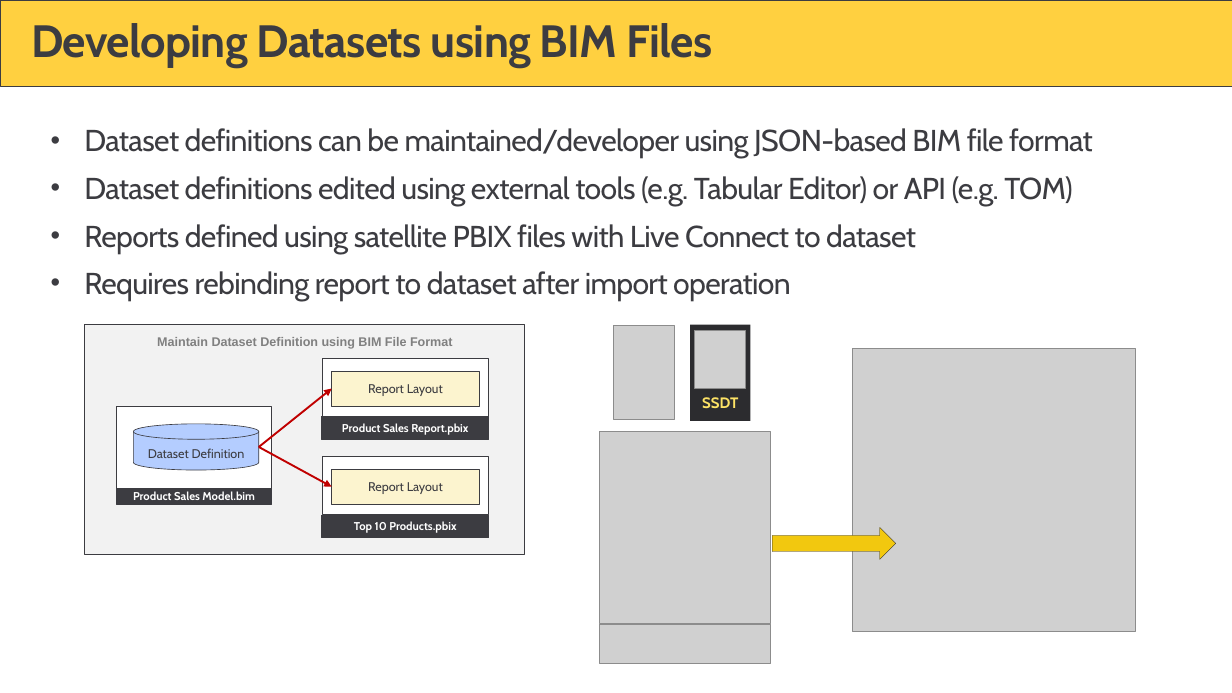
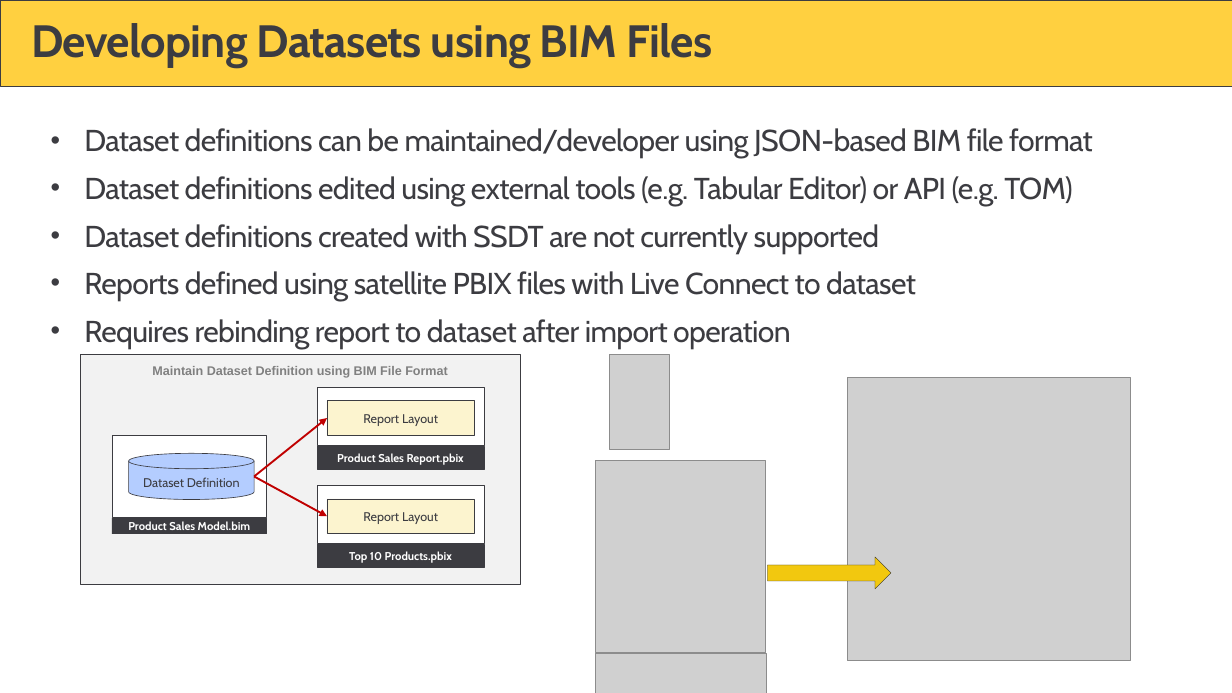
Before and after one commit to PowerBiDevCamp/Camp-Sessions, a slide deck: slide 23 of Session 15 - ALM in Power BI with Deployment Pipelines.pptx. Drawn at 1232x693 pixels with LibreOffice and Linux fonts; fonts in the diff are those of the drawing; grey boxes stand for pictures; background and template pictures are left out. Boxes give left, top, right and bottom in pixels: in the first picture for what was removed or moved away, otherwise in the second. Text is boxed around its words. In the diff, an @@ line names an element or a change of style, - is before the commit and + after.

```diff
--- a/Session 15 - ALM in Power BI with Deployment Pipelines.pptx
+++ b/Session 15 - ALM in Power BI with Deployment Pipelines.pptx
@@ text at <box>84,224,879,254</box>: paragraph added @@
+• Dataset definitions created with SSDT are not currently supported
@@ rectangle removed at <box>690,324,751,420</box> @@
-SSDT
@@ picture removed at <box>695,331,746,388</box> @@
@@ 9 rectangles, 4 pictures, 2 arrows, 1 cylinder, 1 right arrow: place and size @@
-9 rectangles, 4 pictures, 2 arrows, 1 cylinder, 1 right arrow at <box>85,324,1135,663</box>
+9 rectangles, 4 pictures, 2 arrows, 1 cylinder, 1 right arrow at <box>80,354,1131,692</box>
```
Also in this commit, not shown: 1 other slide changed.
